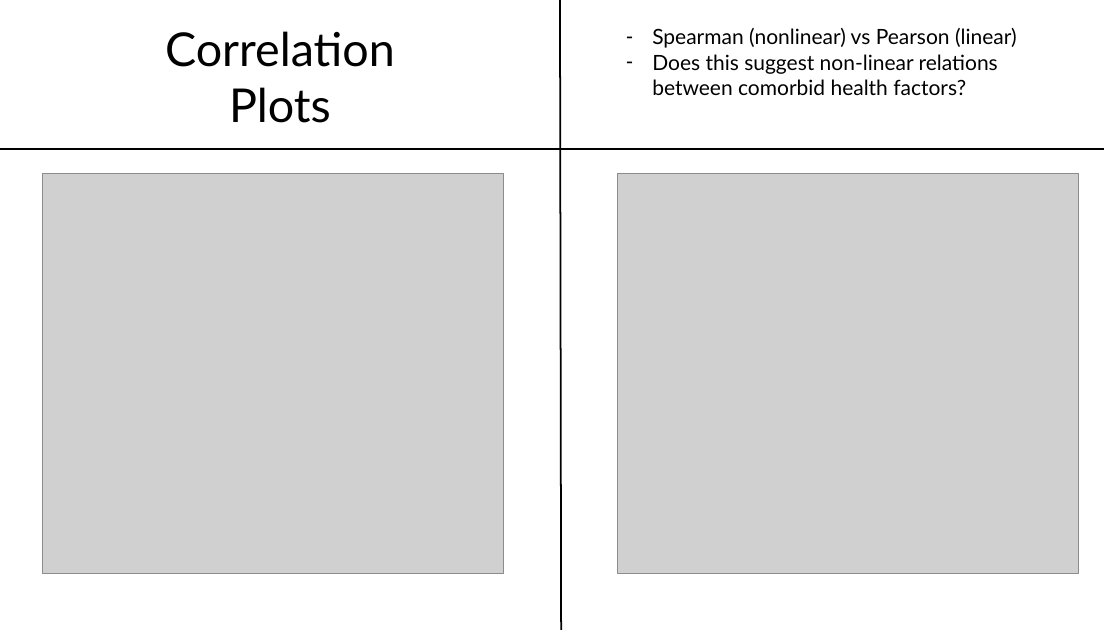
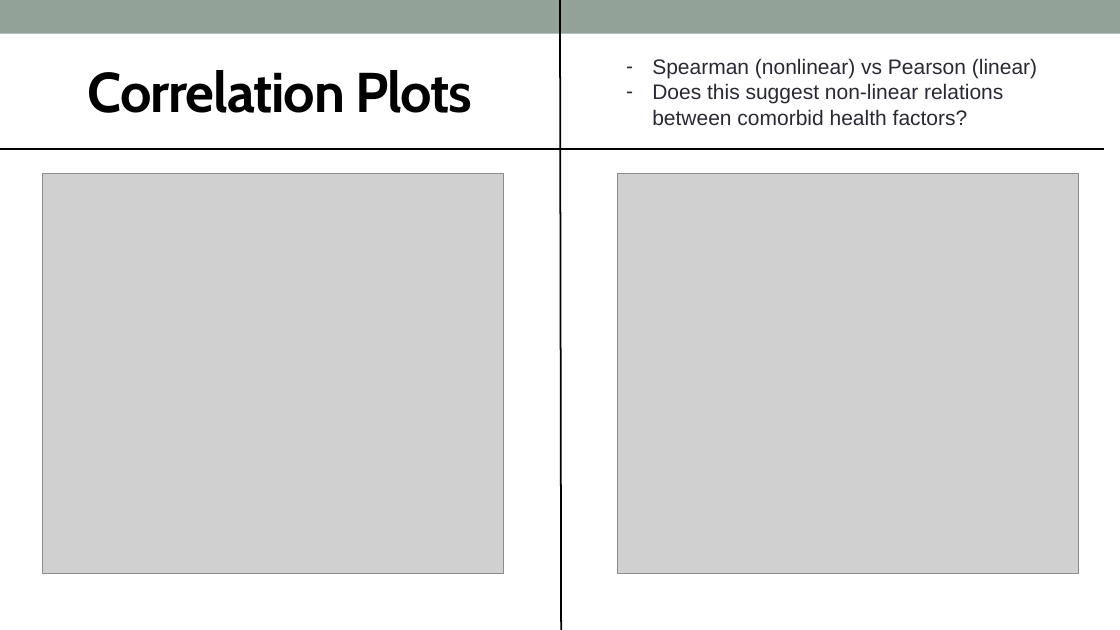
Before and after one commit to adnt01/stroke_factors_analysis, a slide deck: slide 8 of report_and_presentation/Cohort8_DS3_Presentation.pptx. Drawn at 1120x630 pixels with LibreOffice and Linux fonts; fonts in the diff are those of the drawing; grey boxes stand for pictures; background and template pictures are left out. Boxes give left, top, right and bottom in pixels: in the first picture for what was removed or moved away, otherwise in the second. Text is boxed around its words. In the diff, an @@ line names an element or a change of style, - is before the commit and + after.

Commit message:
update presentation format

```diff
--- a/report_and_presentation/Cohort8_DS3_Presentation.pptx
+++ b/report_and_presentation/Cohort8_DS3_Presentation.pptx
@@ rectangle added at bbox=[0, 0, 1120, 34], fill #93A299 @@
@@ text "Spearman (nonlinear) vs Pearson (linear)": place and size @@
-text "Spearman (nonlinear) vs Pearson (linear)" at bbox=[652, 28, 1017, 95]
+text "Spearman (nonlinear) vs Pearson (linear)" at bbox=[652, 58, 1037, 125]
@@ text "Spearman (nonlinear) vs Pearson (linear)" at bbox=[652, 58, 1037, 125]: font Lato to Arial, text colour #000000 to #292934 @@
@@ text at bbox=[88, 70, 472, 113]: text changed; size 40 to 48 pt; font Lato to Cabin; bold on @@
-Correlation
-Plots
+Correlation Plots
```
Also in this commit, not shown: 19 other slides changed, 1 slide added, 1 slide removed.
